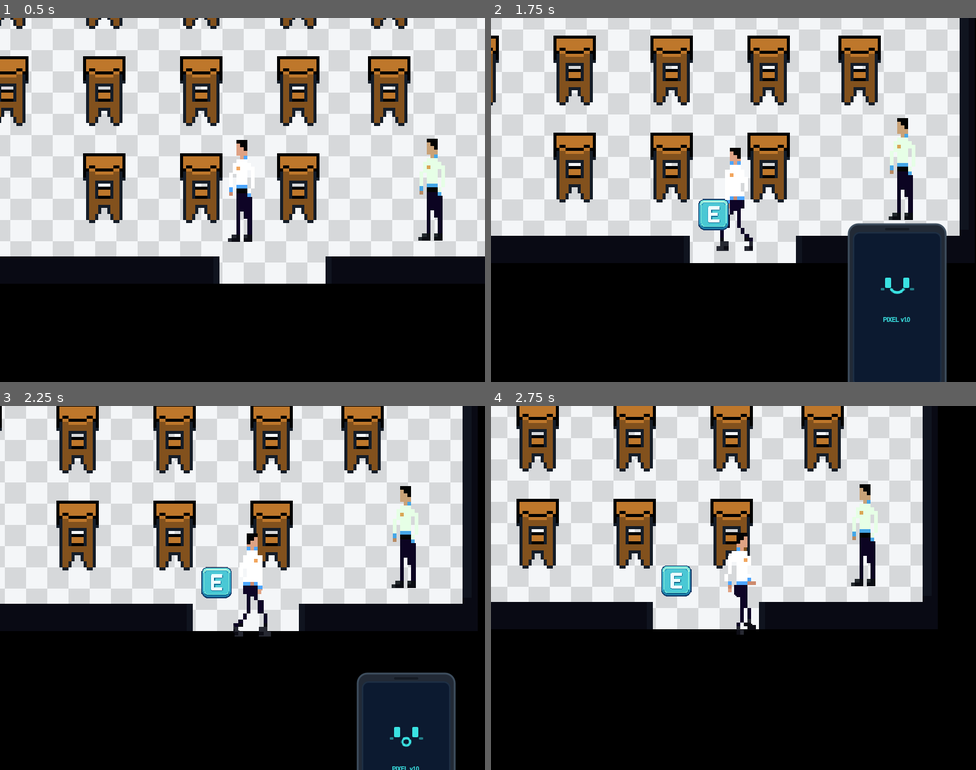
Above: before the commit, frames 1-4 (two rows, left to right).
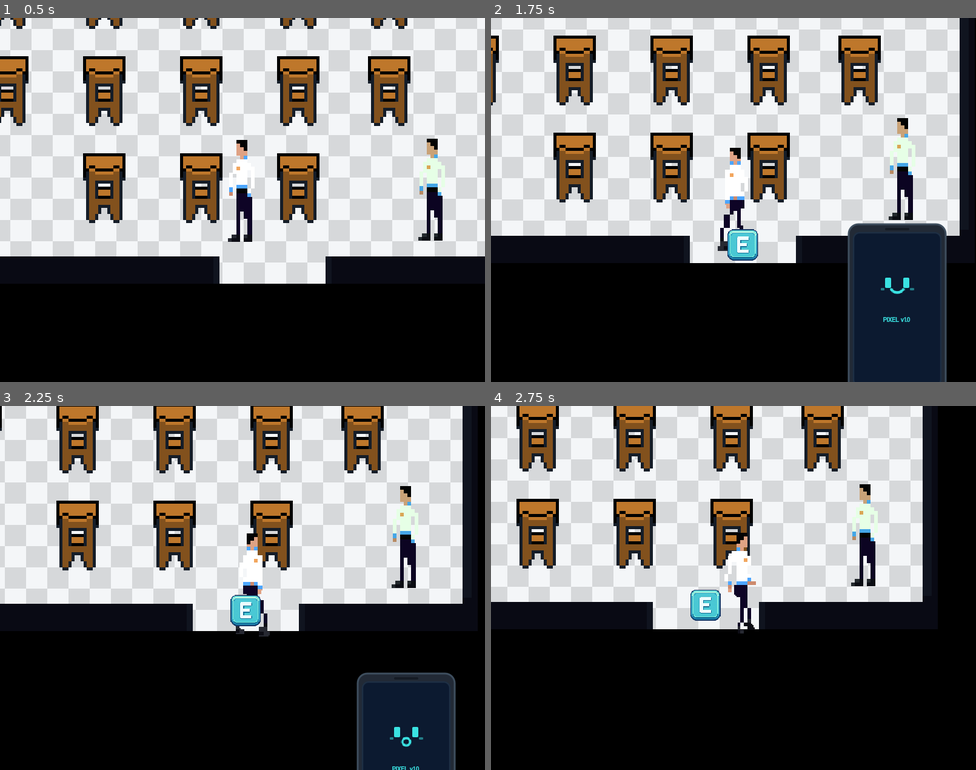
Above: after the commit, the same moments.

Repository: WilliamOramas/Juego-de-godot
Game: Godot game, scene res://src/levels/classroom_1.tscn
The game is run twice, just before and just after one commit, with the same random seed, the same clock (stepped at 60 frames per second) and the same inputs. This scene is started directly instead of the project's main scene.
Inputs (mouse positions are in pixels of both pictures, inside the frame that each line leads up to):
- Up to frame 1 (0.5 s): no input
- Up to frame 2 (1.75 s): tap Enter (ui_accept) at 0.5, 0.77, 1.52 s; move the mouse to (840, 181) at 0.52 s; hold D (ui_right) 0.53-1.28 s; hold Q (Phone) 0.53-1.28 s; click (840, 181) at 0.67 s; move the mouse to (636, 218) at 1.27 s; hold S (ui_down) from 1.28 s (still down); tap E at 1.35 s
- Up to frame 3 (2.25 s): move the mouse to (291, 507) at 2.02 s; release S (ui_down) at 2.03 s; hold D (ui_right) from 2.03 s (still down); hold Q (Phone) from 2.03 s (still down)
- Up to frame 4 (2.75 s): keep holding D (ui_right); keep holding Q (Phone)

Frame 1 is identical in both runs. In frame 2, 1.0% of the frame differs, in the area x 42-56%, y 49-67%; in frame 3, 1.0%, in the area x 41-56%, y 44-64%; in frame 4, 1.0%.

Commit message:
feat: add NPCs with sprites and enable y-sorting, door prompt offsets, and floating interaction animation

Diff:
--- a/src/entities/door/door.gd
+++ b/src/entities/door/door.gd
@@ -5,6 +5,7 @@
 @export var target_spawn_name: String = ""
 @export var return_spawn_name: String = ""
 @export var use_dynamic_return: bool = false
+@export var prompt_offset: Vector2 = Vector2(-14, -35)
 
 var _prompt_instance: Control = null
 
@@ -29,7 +30,7 @@
 	var prompt_scene = load("res://src/menu/interact_prompt.tscn")
 	_prompt_instance = prompt_scene.instantiate()
 	add_child(_prompt_instance)
-	_prompt_instance.position = Vector2(-14, -35)
+	_prompt_instance.position = prompt_offset
 	_prompt_instance.setup(_on_interact_pressed)
 
 func _remove_prompt() -> void:
--- a/src/levels/classroom_1.tscn
+++ b/src/levels/classroom_1.tscn
@@ -32,6 +32,7 @@
 size = Vector2(87, 40)
 
 [node name="Classroom1" type="Node2D" unique_id=1742570909]
+y_sort_enabled = true
 
 [node name="Background" type="Sprite2D" parent="." unique_id=1946591102]
 z_index = -1
@@ -221,6 +222,7 @@
 script = ExtResource("3_door_gd")
 target_scene_path = "res://src/levels/school_hallway.tscn"
 use_dynamic_return = true
+prompt_offset = Vector2(10, -10)
 
 [node name="CollisionShape2D" type="CollisionShape2D" parent="DoorToHallway" unique_id=822597211]
 position = Vector2(23, 15)
--- a/src/levels/classroom_2.tscn
+++ b/src/levels/classroom_2.tscn
@@ -4,6 +4,8 @@
 [ext_resource type="PackedScene" uid="uid://b12ykuofdv1m3" path="res://src/entities/player/player.tscn" id="2_player"]
 [ext_resource type="Script" uid="uid://66id6up3rfjf" path="res://src/entities/door/door.gd" id="3_door_gd"]
 [ext_resource type="PackedScene" uid="uid://bguh7xdm1qnpl" path="res://src/menu/pause_menu.tscn" id="4_pause"]
+[ext_resource type="Texture2D" uid="uid://cm3pj731lfemk" path="res://src/assets/sprites/np2.png" id="5_np2"]
+[ext_resource type="PackedScene" uid="uid://d37ykuofdv1n8" path="res://src/entities/npc/npc.tscn" id="6_npc"]
 
 [sub_resource type="RectangleShape2D" id="RectangleShape2D_wall_left"]
 size = Vector2(12, 500)
@@ -30,6 +32,7 @@
 size = Vector2(87, 40)
 
 [node name="Classroom2" type="Node2D" unique_id=511145554]
+y_sort_enabled = true
 
 [node name="Background" type="Sprite2D" parent="." unique_id=322616785]
 z_index = -1
@@ -220,6 +223,7 @@
 script = ExtResource("3_door_gd")
 target_scene_path = "res://src/levels/school_hallway.tscn"
 use_dynamic_return = true
+prompt_offset = Vector2(10, -10)
 
 [node name="CollisionShape2D" type="CollisionShape2D" parent="DoorToHallway" unique_id=958588288]
 position = Vector2(23, 15)
@@ -228,6 +232,14 @@
 [node name="ClassroomSpawnPoint" type="Marker2D" parent="." unique_id=510557234]
 position = Vector2(270, 420)
 
+[node name="EstudianteSalon" parent="." unique_id=835562264 instance=ExtResource("6_npc")]
+position = Vector2(192, 268)
+sprite_texture = ExtResource("5_np2")
+npc_name = "Ana"
+dialog_lines = Array[String](["Hola, ¿viniste a estudiar? Este salón está más tranquilo.", "El profe de ciencias dejó una tarea bien difícil, ¿ya la hiciste?", "Si quieres te presto mis apuntes, tengo todo el temario."])
+dialog_lines_repeat = Array[String](["Otra vez aquí estudiando. Eres más aplicado de lo que pareces.", "La biblioteca está llena, mejor quédate aquí."])
+wander_radius = 40.0
+
 [node name="CanvasLayer" type="CanvasLayer" parent="." unique_id=1726231783]
 
 [node name="PauseMenu" parent="CanvasLayer" unique_id=1737020770 instance=ExtResource("4_pause")]
--- a/src/levels/infirmary.tscn
+++ b/src/levels/infirmary.tscn
@@ -26,6 +26,7 @@
 size = Vector2(13, 5)
 
 [node name="Infirmary" type="Node2D" unique_id=1175055387]
+y_sort_enabled = true
 
 [node name="Background" type="Sprite2D" parent="." unique_id=203791448]
 z_index = -1
@@ -73,6 +74,7 @@
 script = ExtResource("3_door_gd")
 target_scene_path = "res://src/levels/school_hallway.tscn"
 use_dynamic_return = true
+prompt_offset = Vector2(-14, -35)
 
 [node name="CollisionShape2D" type="CollisionShape2D" parent="DoorToHallway" unique_id=1101677984]
 position = Vector2(0, 0.5)
--- a/src/levels/school_hallway.tscn
+++ b/src/levels/school_hallway.tscn
@@ -5,6 +5,7 @@
 [ext_resource type="Script" uid="uid://66id6up3rfjf" path="res://src/entities/door/door.gd" id="4_door_gd"]
 [ext_resource type="PackedScene" uid="uid://bguh7xdm1qnpl" path="res://src/menu/pause_menu.tscn" id="4_x75wc"]
 [ext_resource type="PackedScene" uid="uid://d37ykuofdv1n8" path="res://src/entities/npc/npc.tscn" id="5_npc"]
+[ext_resource type="Texture2D" path="res://src/assets/sprites/np1.png" id="6_np1"]
 
 [sub_resource type="RectangleShape2D" id="RectangleShape2D_wall_top"]
 size = Vector2(334, 86)
@@ -37,6 +38,7 @@
 size = Vector2(4, 7)
 
 [node name="Main" type="Node2D" unique_id=1905237382]
+y_sort_enabled = true
 
 [node name="Background" type="Sprite2D" parent="." unique_id=1439525713]
 z_index = -1
@@ -121,6 +123,7 @@
 target_scene_path = "res://src/levels/classroom_1.tscn"
 target_spawn_name = "ClassroomSpawnPoint"
 return_spawn_name = "HallwaySpawnLeft"
+prompt_offset = Vector2(-14, -35)
 
 [node name="CollisionShape2D" type="CollisionShape2D" parent="DoorToClassroomLeft" unique_id=809441277]
 shape = SubResource("RectangleShape2D_door")
@@ -131,6 +134,7 @@
 target_scene_path = "res://src/levels/classroom_2.tscn"
 target_spawn_name = "ClassroomSpawnPoint"
 return_spawn_name = "HallwaySpawnRight"
+prompt_offset = Vector2(-14, -35)
 
 [node name="CollisionShape2D" type="CollisionShape2D" parent="DoorToClassroomRight" unique_id=1195196960]
 shape = SubResource("RectangleShape2D_door")
@@ -147,6 +151,7 @@
 target_scene_path = "res://src/levels/infirmary.tscn"
 target_spawn_name = "InfirmarySpawnPoint"
 return_spawn_name = "HallwaySpawnInfirmary"
+prompt_offset = Vector2(-14, -35)
 
 [node name="CollisionShape2D" type="CollisionShape2D" parent="DoorToInfirmary" unique_id=1035093039]
 shape = SubResource("RectangleShape2D_door")
@@ -157,7 +162,7 @@
 
 [node name="EstudiantePasilloNervioso" parent="." unique_id=671978575 instance=ExtResource("5_npc")]
 position = Vector2(250, 150)
-sprite_modulate = Color(1, 0.85, 0.85, 1)
+sprite_texture = ExtResource("6_np1")
 npc_name = "Luis"
 dialog_lines = ["¡El examen de matemáticas es hoy! Estoy muy nervioso.", "No he dormido nada estudiando fórmulas y todavía no me sé ninguna.", "Ojalá el profesor ponga algo fácil... como sumas."]
 dialog_lines_repeat = ["Todavía no empieza el examen y ya siento que voy a reprobar.", "Mis manos no dejan de temblar, hermano."]
@@ -172,6 +177,14 @@
 dialog_lines_repeat = ["Todavía me duele... mejor me voy a casa.", "Ya hablé con el enfermero, me dijo que descanse."]
 wander_radius = 40.0
 
+[node name="EstudiantePasilloTranquilo" parent="." instance=ExtResource("5_npc")]
+position = Vector2(428, 350)
+sprite_texture = ExtResource("6_np1")
+npc_name = "Jorge"
+dialog_lines = ["Uff, qué día tan pesado. Tres exámenes en una semana es una locura.", "El de matemáticas me fue mal, pero el de historia creo que lo salvé.", "Ojalá el profesor de inglés haya visto mi tarea a tiempo."]
+dialog_lines_repeat = ["Sigo estudiando para los exámenes, no me queda de otra.", "Al menos ya casi es viernes, eso es lo único que me anima."]
+wander_radius = 40.0
+
 [node name="CanvasLayer" type="CanvasLayer" parent="." unique_id=514008989]
 
 [node name="PauseMenu" parent="CanvasLayer" unique_id=198726533 instance=ExtResource("4_x75wc")]
--- a/src/menu/interact_prompt.gd
+++ b/src/menu/interact_prompt.gd
@@ -2,6 +2,7 @@
 extends PanelContainer
 
 var _on_interact_callback: Callable
+var _float_tween: Tween = null
 
 @onready var prompt_texture: TextureRect = %PromptTexture
 
@@ -12,6 +13,12 @@
 	scale = Vector2.ZERO
 	var tween = create_tween().set_trans(Tween.TRANS_BACK).set_ease(Tween.EASE_OUT)
 	tween.tween_property(self, "scale", Vector2.ONE, 0.25)
+	tween.tween_callback(_start_float)
+
+func _start_float() -> void:
+	_float_tween = create_tween().set_loops()
+	_float_tween.tween_property(self, "position:y", position.y - 6, 1.2).set_trans(Tween.TRANS_SINE).set_ease(Tween.EASE_IN_OUT)
+	_float_tween.tween_property(self, "position:y", position.y + 6, 1.2).set_trans(Tween.TRANS_SINE).set_ease(Tween.EASE_IN_OUT)
 
 func _on_interact_pressed() -> void:
 	if _on_interact_callback.is_valid():
@@ -25,3 +32,8 @@
 		if event.keycode == KEY_E and prompt_texture.visible:
 			_on_interact_pressed()
 			get_viewport().set_input_as_handled()
+
+func _exit_tree() -> void:
+	if _float_tween:
+		_float_tween.kill()
+		_float_tween = null
Binary file added: src/assets/sprites/np1.png
Not shown, added: src/assets/sprites/np1.png.import
Binary file added: src/assets/sprites/np2.png
Not shown, added: src/assets/sprites/np2.png.import
Binary file changed: src/assets/sprites/player_spritesheet.png
